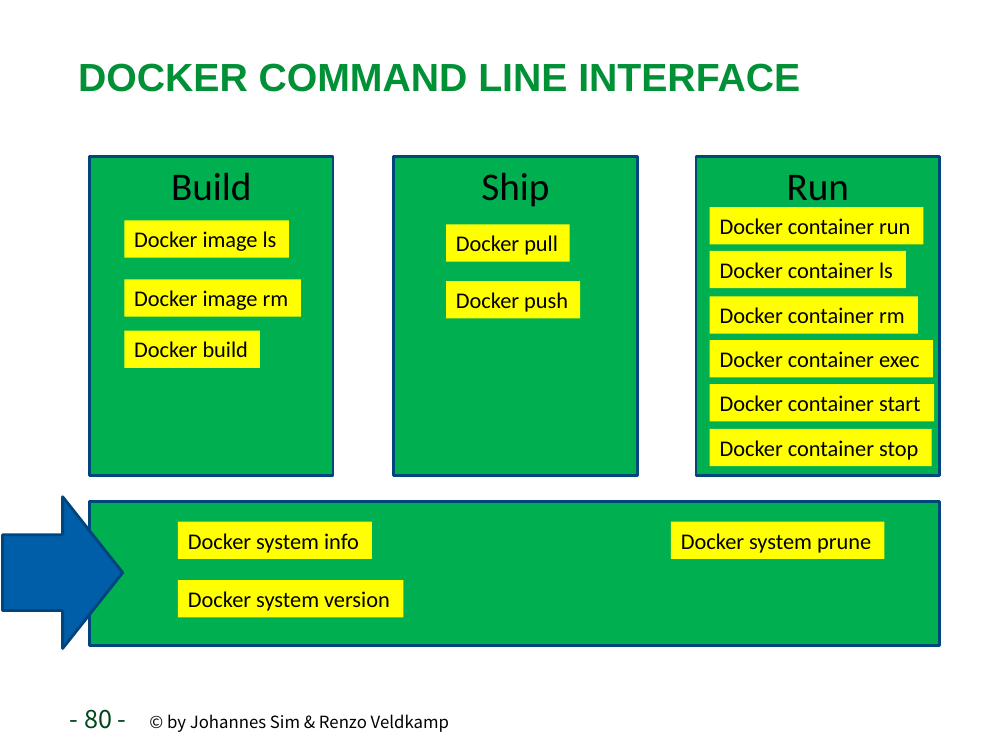
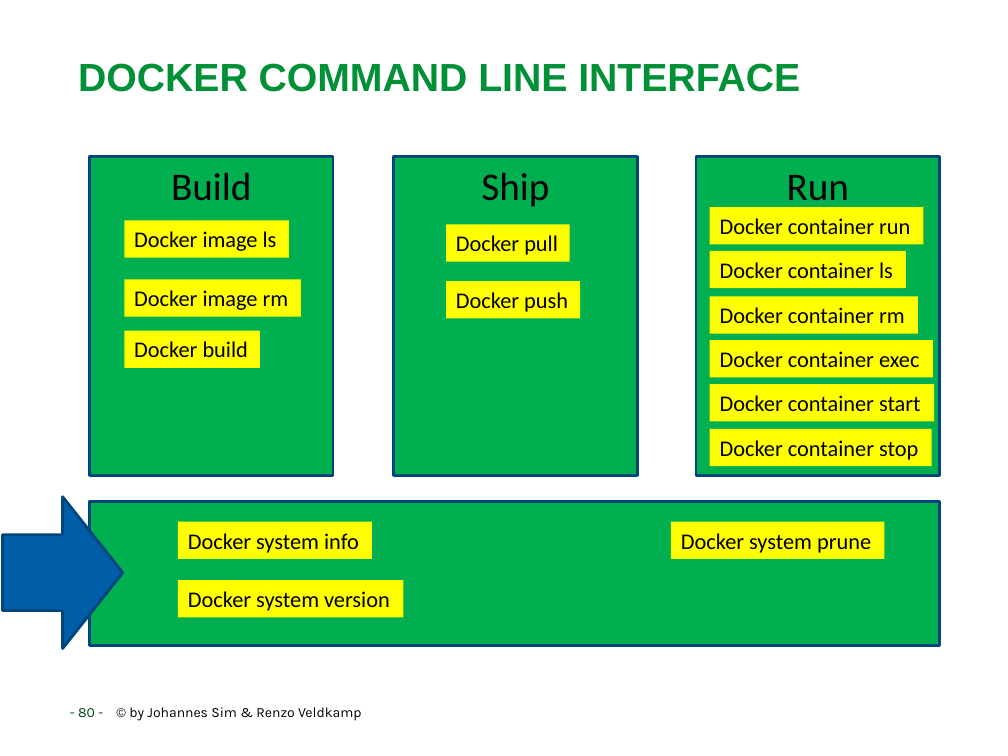
Before and after one commit to RenzoVeldkamp/MicroContainer, a slide deck: slide 80 of Presentatie/Docker101.pptx. Drawn at 1008x756 pixels with LibreOffice and Linux fonts; fonts in the diff are those of the drawing; background and template pictures are left out. Boxes give left, top, right and bottom in pixels: in the first picture for what was removed or moved away, otherwise in the second. Text is boxed around its words. In the diff, an @@ line names an element or a change of style, - is before the commit and + after.

Commit message:
nice font

```diff
--- a/Presentatie/Docker101.pptx
+++ b/Presentatie/Docker101.pptx
@@ text at (78,707,362,721): size 18 to 10 pt in "- 80 -"; size 12 to 10 pt in "© by Johannes Sim & Renzo Veldkamp"; font Noto Sans CJK SC to Karla @@
```
Also in this commit, not shown: 94 other slides changed.
